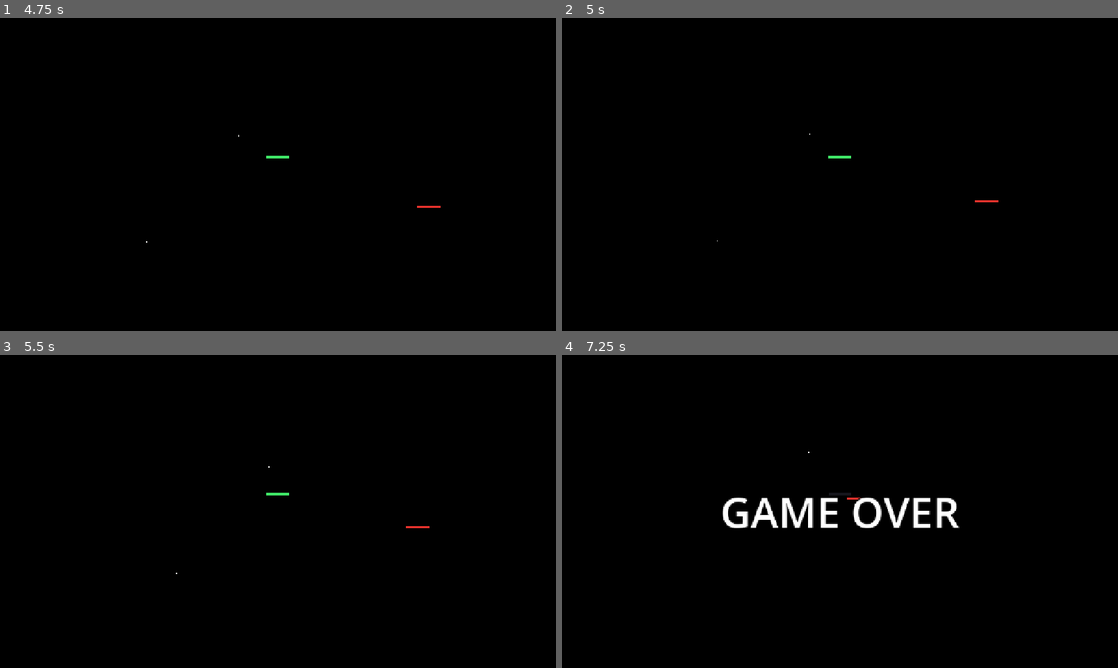
Above: before the commit, frames 1-4 (two rows, left to right).
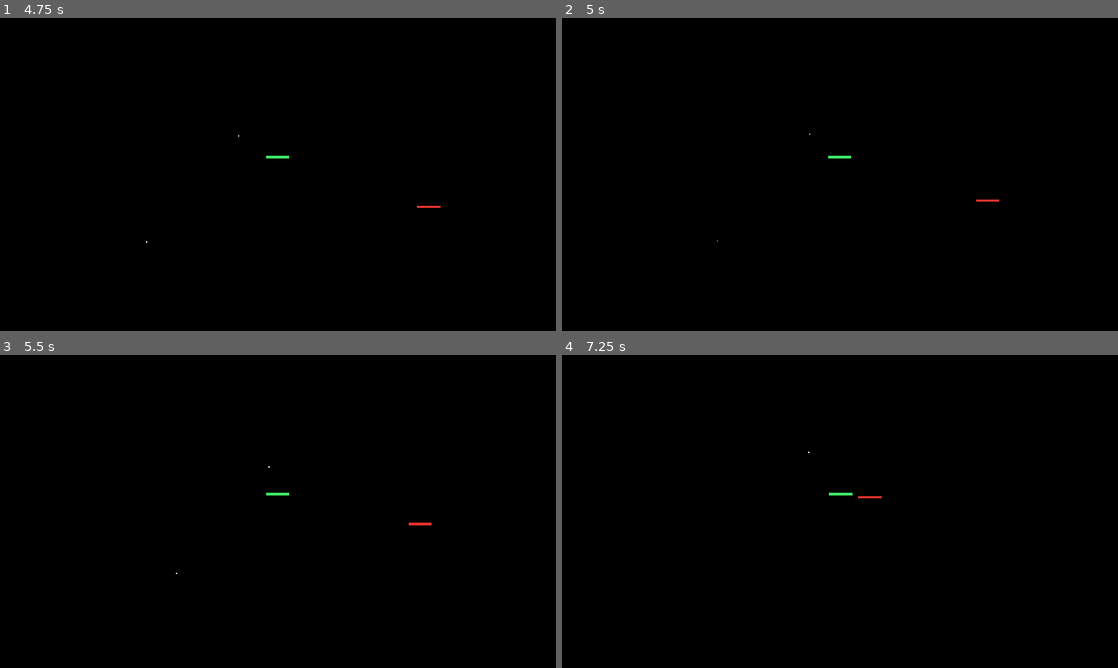
Above: after the commit, the same moments.

Repository: nhudson99/nuclear-winter
Game: Godot game, scene res://scenes/TitleScreen.tscn
The game is run twice, just before and just after one commit, with the same random seed, the same clock (stepped at 60 frames per second) and the same inputs.
Inputs (mouse positions are in pixels of both pictures, inside the frame that each line leads up to):
- Up to frame 1 (4.75 s): tap Enter at 0.5 s; hold D (move_right) 0.53-1.28 s; hold Right mouse button (flashlight) 0.53-1.28 s; click (278, 174) at 0.67 s; hold S (move_down) 1.28-2 s; tap E (interact) at 1.35, 4.35 s; click (278, 174) at 1.42 s; click "LEVEL 1" at 2 s; move the mouse to (333, 105) at 2.77 s; hold D (move_right) 2.78-3.53 s; hold Shift (sprint) 2.78-3.53 s; tap Space at 3.5 s; move the mouse to (250, 237) at 3.52 s; hold W (move_up) 3.53-4.28 s; right-click (250, 237) at 3.6 s; click (250, 237) at 3.67 s; move the mouse to (444, 221) at 4.27 s; hold A (move_left) from 4.28 s (still down)
- Up to frame 2 (5 s): keep holding A (move_left)
- Up to frame 3 (5.5 s): keep holding A (move_left); tap Enter at 5 s; move the mouse to (111, 464) at 5.02 s; tap Shift (sprint) at 5.1 s
- Up to frame 4 (7.25 s): move the mouse to (867, 511) at 5.77 s; release A (move_left) at 5.78 s; hold S (move_down) 5.78-6.53 s; hold Right mouse button (flashlight) 5.78-6.53 s; click (867, 511) at 5.92 s; move the mouse to (756, 433) at 6.52 s; hold D (move_right) from 6.53 s (still down); tap E (interact) at 6.6 s

Frame 1 is identical in both runs. In frame 2, less than 0.1% of the frame differs, in the area x 74-79%, y 58-59%; in frame 3, less than 0.1%; in frame 4, 2.0%, in the area x 28-72%, y 44-56%.

Commit message:
Add a doorway monster track and route AI along it
Level generation now builds a graph through every room centre and
interior doorway centre. The monster patrols that track, rolling a
0-99 turn at intersections, chases the player along it when detected,
and returns to the track 5 seconds after losing sight so it no longer
walks into walls and furniture.

Co-authored-by: nhudson99 <nhudson99@users.noreply.github.com>

Diff:
--- a/godot/scripts/Main.gd
+++ b/godot/scripts/Main.gd
@@ -108,7 +108,11 @@
 	if exit_zone:
 		exit_zone.global_position = layout.get("exit", Vector3.ZERO)
 
-	monster.configure_level(layout.get("rooms", []), layout.get("bounds", AABB()))
+	monster.configure_level(
+		layout.get("rooms", []),
+		layout.get("bounds", AABB()),
+		layout.get("monster_track", {})
+	)
 	_snap_camera()
 
 func _apply_preview_overrides() -> void:
--- a/godot/scripts/MapGenerator.gd
+++ b/godot/scripts/MapGenerator.gd
@@ -8,6 +8,10 @@
 ## deleting the `Plug_<side>` block the Blender modules ship with. Cells facing
 ## the outside keep their plug, so the map edge stays sealed without needing
 ## separate wall variants per room.
+##
+## Generation also lays a monster track: a graph whose nodes sit on every room
+## centre and every interior doorway centre, so the monster can patrol and chase
+## without walking into walls or furniture.
 ##
 ## Generation is a coroutine: it yields a frame per room and reports `progress`
 ## so the loading screen keeps animating while the map is assembled.
@@ -54,9 +58,81 @@
 
 const OPPOSITE_SIDE := {"N": "S", "S": "N", "E": "W", "W": "E"}
 
-
-func cell_to_world(cell: Vector2i) -> Vector3:
+## Cardinal names used by the monster track and intersection rolls.
+## Up is north (-Z), down is south (+Z), matching SIDE_STEPS.
+const TRACK_LEFT := "left"
+const TRACK_RIGHT := "right"
+const TRACK_UP := "up"
+const TRACK_DOWN := "down"
+const TRACK_DIRS: Array[String] = ["left", "right", "up", "down"]
+const TRACK_Y := 0.05
+## Only east/south sides are stored so each interior doorway is one node.
+const TRACK_CANONICAL_SIDES: Array[String] = ["E", "S"]
+
+
+static func cell_to_world(cell: Vector2i) -> Vector3:
 	return Vector3(float(cell.x) * TILE, 0.0, float(cell.y) * TILE)
+
+
+static func room_track_id(cell: Vector2i) -> String:
+	return "room:%d:%d" % [cell.x, cell.y]
+
+
+static func door_track_id(cell: Vector2i, side: String) -> String:
+	return "door:%d:%d:%s" % [cell.x, cell.y, side]
+
+
+static func door_track_position(cell: Vector2i, side: String) -> Vector3:
+	var step: Vector2i = SIDE_STEPS[side]
+	return (
+		cell_to_world(cell)
+		+ Vector3(float(step.x), 0.0, float(step.y)) * (TILE * 0.5)
+		+ Vector3(0.0, TRACK_Y, 0.0)
+	)
+
+
+static func cardinal_from_delta(delta: Vector3) -> String:
+	if absf(delta.x) >= absf(delta.z):
+		return TRACK_RIGHT if delta.x >= 0.0 else TRACK_LEFT
+	return TRACK_DOWN if delta.z >= 0.0 else TRACK_UP
+
+
+## Shortest planar distance from `pos` to any track node or doorway edge.
+static func closest_distance_to_track(pos: Vector3, track: Dictionary) -> float:
+	var nodes: Dictionary = track.get("nodes", {})
+	if nodes.is_empty():
+		return INF
+	var best := INF
+	for id in nodes:
+		var node: Dictionary = nodes[id]
+		var origin: Vector3 = node["position"]
+		best = minf(best, _planar_distance(pos, origin))
+		var exits: Dictionary = node.get("exits", {})
+		for dir in exits:
+			var other_id: String = str(exits[dir])
+			if other_id < str(id):
+				continue
+			if not nodes.has(other_id):
+				continue
+			var dest: Vector3 = nodes[other_id]["position"]
+			best = minf(best, _distance_to_segment(pos, origin, dest))
+	return best
+
+
+static func _planar_distance(a: Vector3, b: Vector3) -> float:
+	return Vector2(a.x - b.x, a.z - b.z).length()
+
+
+static func _distance_to_segment(point: Vector3, a: Vector3, b: Vector3) -> float:
+	var px := Vector2(point.x, point.z)
+	var pa := Vector2(a.x, a.z)
+	var pb := Vector2(b.x, b.z)
+	var ab := pb - pa
+	var length_sq := ab.length_squared()
+	if length_sq <= 0.0001:
+		return px.distance_to(pa)
+	var t := clampf((px - pa).dot(ab) / length_sq, 0.0, 1.0)
+	return px.distance_to(pa + ab * t)
 
 
 ## Assembles the level under `container` and returns the layout description
@@ -101,6 +177,7 @@
 	progress.emit(0.96, "РАССТАНОВКА / PLACING ASSETS")
 	var layout := _describe_layout(rooms, cells, start_cell, exit_info, level_seed)
 	_add_ground(container, layout["bounds"])
+	_add_monster_track(container, layout["monster_track"])
 	progress.emit(1.0, "ГОТОВО / READY")
 	return layout
 
@@ -340,6 +417,74 @@
 
 
 # --------------------------------------------------------------------------- #
+# Monster track
+# --------------------------------------------------------------------------- #
+
+
+## Graph of room centres linked through the centre of every interior doorway.
+## Each node stores cardinal exits (`left` / `right` / `up` / `down`) so the
+## monster can roll a turn at intersections.
+func build_monster_track(rooms: Array, occupied: Dictionary) -> Dictionary:
+	var nodes := {}
+	for room in rooms:
+		var cell: Vector2i = room["cell"]
+		var id := room_track_id(cell)
+		nodes[id] = {
+			"id": id,
+			"kind": "room",
+			"cell": cell,
+			"position": cell_to_world(cell) + Vector3(0.0, TRACK_Y, 0.0),
+			"exits": {},
+		}
+
+	for room in rooms:
+		var cell: Vector2i = room["cell"]
+		for side in TRACK_CANONICAL_SIDES:
+			var neighbor: Vector2i = cell + SIDE_STEPS[side]
+			if not occupied.has(neighbor):
+				continue
+			var door_id := door_track_id(cell, side)
+			nodes[door_id] = {
+				"id": door_id,
+				"kind": "door",
+				"cell": cell,
+				"side": side,
+				"position": door_track_position(cell, side),
+				"exits": {},
+			}
+			_link_track_nodes(nodes, room_track_id(cell), door_id)
+			_link_track_nodes(nodes, door_id, room_track_id(neighbor))
+
+	return {"nodes": nodes}
+
+
+func _link_track_nodes(nodes: Dictionary, a_id: String, b_id: String) -> void:
+	if not nodes.has(a_id) or not nodes.has(b_id):
+		return
+	var from_pos: Vector3 = nodes[a_id]["position"]
+	var to_pos: Vector3 = nodes[b_id]["position"]
+	var ab := cardinal_from_delta(to_pos - from_pos)
+	var ba := cardinal_from_delta(from_pos - to_pos)
+	(nodes[a_id]["exits"] as Dictionary)[ab] = b_id
+	(nodes[b_id]["exits"] as Dictionary)[ba] = a_id
+
+
+func _add_monster_track(container: Node3D, track: Dictionary) -> void:
+	var root := Node3D.new()
+	root.name = "MonsterTrack"
+	container.add_child(root)
+	var nodes: Dictionary = track.get("nodes", {})
+	for id in nodes:
+		var info: Dictionary = nodes[id]
+		var marker := Marker3D.new()
+		marker.name = str(id).replace(":", "_")
+		marker.position = info["position"]
+		marker.set_meta("track_id", id)
+		marker.set_meta("kind", String(info.get("kind", "")))
+		root.add_child(marker)
+
+
+# --------------------------------------------------------------------------- #
 # Spawn points
 # --------------------------------------------------------------------------- #
 
@@ -445,6 +590,10 @@
 			"center": room["center"],
 		})
 
+	var occupied := {}
+	for cell in cells:
+		occupied[cell] = true
+
 	return {
 		"seed": level_seed,
 		"rooms": room_summaries,
@@ -457,6 +606,7 @@
 		"objective_cell": objective_cell,
 		"monster": cell_to_world(monster_cell) + Vector3(0.0, 0.05, 0.0),
 		"monster_cell": monster_cell,
+		"monster_track": build_monster_track(rooms, occupied),
 		"bounds": AABB(
 			Vector3(float(min_cell.x) * TILE - TILE * 0.5, 0.0, float(min_cell.y) * TILE - TILE * 0.5),
 			Vector3(
--- a/godot/scripts/Monster.gd
+++ b/godot/scripts/Monster.gd
@@ -1,9 +1,12 @@
 extends CharacterBody3D
 
-## Patrols the level section-by-section and room-by-room, detects nearby players
-## in a radius, and also chases on FOV + line of sight. Touching the player deals
-## lethal damage. The room list and level depth come from MapGenerator via
-## `configure_level`, so the patrol adapts to whatever floorplan a run rolled.
+## Patrols a generated monster track (room centres linked through doorway
+## centres), detects nearby players in a radius, and chases on FOV + line of
+## sight by pathing along that track so walls and furniture do not trap it.
+## After losing detection for `lose_sight_grace` seconds it returns to the
+## track. Touching the player deals lethal damage.
+
+enum AiMode { PATROL, CHASE, RETURN }
 
 @export var move_speed: float = 3.8
 @export var gravity: float = 20.0
@@ -12,13 +15,14 @@
 @export var proximity_radius: float = 3.0
 @export var field_of_view_deg: float = 75.0
 @export var eye_height: float = 1.7
-@export var lose_sight_grace: float = 1.25
+## Seconds after losing the player before the monster gives up and returns to
+## the main track.
+@export var lose_sight_grace: float = 5.0
 @export var walk_anim_speed: float = 9.0
 @export var stride_angle_deg: float = 34.0
 @export var max_health: float = 100.0
 @export var touch_damage: float = 100.0
 @export var health_bar_height: float = 2.35
-@export var section_count: int = 3
 @export var section_dwell_time: float = 30.0
 @export var room_arrive_distance: float = 0.7
 @export var touch_radius: float = 0.95
@@ -39,22 +43,23 @@
 var _health_bar: HealthBar3D
 var _alive: bool = true
 
-# Level depth along Z, replaced by configure_level once the map is generated.
-# Defaults cover a single room tile centred on the origin.
-var _level_min_z: float = -MapGenerator.TILE * 0.5
-var _level_max_z: float = MapGenerator.TILE * 0.5
-
-var _level_rooms: Array = [] # Room dicts {name, center} from the generated layout
-var _sections: Array = [] # Array of Arrays of room dicts {name, center}
-var _section_index: int = 0
-var _room_index: int = 0
-var _section_timer: float = 0.0
+var _item_alerted: bool = false
+var _ai_mode: AiMode = AiMode.PATROL
+var _force_detect: bool = false
+var _stuck_time: float = 0.0
+
+var _track_nodes: Dictionary = {}
+var _current_node_id: String = ""
+var _came_from_id: String = ""
+var _target_node_id: String = ""
 var _patrol_target: Vector3 = Vector3.ZERO
-var _item_alerted: bool = false
+var _return_node_id: String = ""
+var _rng := RandomNumberGenerator.new()
 
 func _ready() -> void:
 	add_to_group("monster")
 	health = max_health
+	_rng.randomize()
 	player = get_tree().get_first_node_in_group("player") as CharacterBody3D
 	if player == null:
 		player = get_parent().get_node_or_null("Player") as CharacterBody3D
@@ -62,11 +67,6 @@
 	pivot_arm_r = _find_node_by_name(visual, "Pivot_Arm_R") as Node3D
 	pivot_leg_l = _find_node_by_name(visual, "Pivot_Leg_L") as Node3D
 	pivot_leg_r = _find_node_by_name(visual, "Pivot_Leg_R") as Node3D
-	_build_sections()
-	_section_index = _section_for_position(global_position)
-	_room_index = 0
-	_section_timer = 0.0
-	_refresh_patrol_target()
 	_setup_health_bar()
 	_setup_touch_area()
 
@@ -87,22 +87,30 @@
 		return
 
 	_near_player = _is_player_in_proximity()
-	_seeing_player = _near_player or _can_see_player()
+	_seeing_player = _force_detect or _near_player or _can_see_player()
 	if _seeing_player:
 		_time_since_seen = 0.0
 		_last_seen_pos = player.global_position
+		_ai_mode = AiMode.CHASE
 	else:
 		_time_since_seen += delta
-
-	var chase := _seeing_player or _time_since_seen <= lose_sight_grace
-	if chase:
-		var target := player.global_position if _seeing_player else _last_seen_pos
-		_move_toward(target, delta)
-	else:
-		_patrol(delta)
+		if _ai_mode == AiMode.CHASE and _time_since_seen > lose_sight_grace:
+			_begin_return_to_track()
+
+	match _ai_mode:
+		AiMode.CHASE:
+			var target := player.global_position if _seeing_player else _last_seen_pos
+			_chase_along_track(target, delta)
+		AiMode.RETURN:
+			_return_to_track(delta)
+		AiMode.PATROL:
+			_patrol(delta)
+		_:
+			_patrol(delta)
 
 	_apply_gravity(delta)
 	move_and_slide()
+	_update_stuck_recovery(delta)
 
 func take_damage(amount: float) -> void:
 	if not _alive or amount <= 0.0:
@@ -117,23 +125,36 @@
 func is_alive() -> bool:
 	return _alive
 
-func get_current_section() -> int:
-	return _section_index
-
-func get_section_rooms(section_idx: int) -> Array:
-	if section_idx < 0 or section_idx >= _sections.size():
-		return []
-	return _sections[section_idx]
-
-func configure_patrol_for_test(dwell_time: float, section_idx: int = 0) -> void:
+func get_ai_mode_name() -> String:
+	match _ai_mode:
+		AiMode.CHASE:
+			return "chase"
+		AiMode.RETURN:
+			return "return"
+		AiMode.PATROL:
+			return "patrol"
+		_:
+			return "patrol"
+
+func get_current_node_id() -> String:
+	return _current_node_id
+
+func get_target_node_id() -> String:
+	return _target_node_id
+
+func set_force_detect(enabled: bool) -> void:
+	_force_detect = enabled
+
+func set_track_rng_seed(seed_value: int) -> void:
+	_rng.seed = seed_value
+
+func configure_patrol_for_test(dwell_time: float, _section_idx: int = 0) -> void:
 	section_dwell_time = dwell_time
-	_section_timer = 0.0
-	_section_index = clampi(section_idx, 0, maxi(_sections.size() - 1, 0))
-	_room_index = 0
-	_time_since_seen = 999.0
-	_seeing_player = false
-	_near_player = false
-	_refresh_patrol_target()
+	_ai_mode = AiMode.PATROL
+	_reset_detection()
+	_came_from_id = ""
+	_current_node_id = _nearest_node_id(global_position)
+	_choose_patrol_target()
 
 ## Called when the player steals the objective: patrols twice as often, detects twice as far.
 func alert_item_stolen() -> void:
@@ -145,6 +166,48 @@
 
 func is_item_alerted() -> bool:
 	return _item_alerted
+
+## Maps a 0-99 roll onto a cardinal turn. 0-24 left, 25-49 right, 50-74 up, 75-99 down.
+static func direction_from_roll(roll: int) -> String:
+	var bucket := roll
+	if bucket < 0:
+		bucket = 0
+	if bucket > 99:
+		bucket = 99
+	if bucket <= 24:
+		return MapGenerator.TRACK_LEFT
+	if bucket <= 49:
+		return MapGenerator.TRACK_RIGHT
+	if bucket <= 74:
+		return MapGenerator.TRACK_UP
+	return MapGenerator.TRACK_DOWN
+
+## Picks the next track node from `current_id`. Corridors keep going; intersections
+## honour `roll` when that cardinal exit exists.
+func pick_next_node_with_roll(current_id: String, came_from_id: String, roll: int) -> String:
+	if not _track_nodes.has(current_id):
+		return ""
+	var exits: Dictionary = _track_nodes[current_id].get("exits", {})
+	var neighbor_ids: Array[String] = []
+	for dir in MapGenerator.TRACK_DIRS:
+		if exits.has(dir):
+			neighbor_ids.append(String(exits[dir]))
+	if neighbor_ids.is_empty():
+		return current_id
+	if neighbor_ids.size() == 1:
+		return neighbor_ids[0]
+	if neighbor_ids.size() == 2 and not came_from_id.is_empty() and neighbor_ids.has(came_from_id):
+		for dir in MapGenerator.TRACK_DIRS:
+			if exits.has(dir) and String(exits[dir]) != came_from_id:
+				return String(exits[dir])
+		return came_from_id
+	var preferred := direction_from_roll(roll)
+	if exits.has(preferred):
+		return String(exits[preferred])
+	for dir in MapGenerator.TRACK_DIRS:
+		if exits.has(dir):
+			return String(exits[dir])
+	return neighbor_ids[0]
 
 func _setup_health_bar() -> void:
 	_health_bar = HealthBar3D.new()
@@ -179,46 +242,134 @@
 	if body.has_method("take_damage"):
 		body.take_damage(touch_damage)
 
+func _reset_detection() -> void:
+	_time_since_seen = 999.0
+	_seeing_player = false
+	_near_player = false
+	_force_detect = false
+
 func _patrol(delta: float) -> void:
-	if _sections.is_empty():
+	if _track_nodes.is_empty():
 		velocity.x = 0.0
 		velocity.z = 0.0
 		_animate_walk(_walk_phase, 0.0)
 		return
 
-	_section_timer += delta
-	if _section_timer >= section_dwell_time:
-		_section_timer = 0.0
-		_section_index = (_section_index + 1) % _sections.size()
-		_room_index = 0
-		_refresh_patrol_target()
-
-	var rooms: Array = _sections[_section_index]
-	if rooms.is_empty():
-		velocity.x = 0.0
-		velocity.z = 0.0
-		_animate_walk(_walk_phase, 0.0)
-		return
+	if _target_node_id.is_empty() or not _track_nodes.has(_target_node_id):
+		_choose_patrol_target()
 
 	var to_target := _patrol_target - global_position
 	to_target.y = 0.0
 	if to_target.length() <= room_arrive_distance:
-		_room_index = (_room_index + 1) % rooms.size()
-		_refresh_patrol_target()
+		_came_from_id = _current_node_id
+		_current_node_id = _target_node_id
+		_choose_patrol_target()
+		if _target_node_id == _current_node_id:
+			velocity.x = 0.0
+			velocity.z = 0.0
+			_animate_walk(_walk_phase, 0.0)
+			return
 
 	_move_toward(_patrol_target, delta)
 
-func _refresh_patrol_target() -> void:
-	if _sections.is_empty():
+func _choose_patrol_target() -> void:
+	if _track_nodes.is_empty():
+		_target_node_id = ""
 		_patrol_target = global_position
 		return
-	var rooms: Array = _sections[_section_index]
-	if rooms.is_empty():
+	if _current_node_id.is_empty() or not _track_nodes.has(_current_node_id):
+		_current_node_id = _nearest_node_id(global_position)
+	if _current_node_id.is_empty():
+		_target_node_id = ""
 		_patrol_target = global_position
 		return
-	_room_index = clampi(_room_index, 0, rooms.size() - 1)
-	var room: Dictionary = rooms[_room_index]
-	_patrol_target = room["center"]
+
+	var exits: Dictionary = _track_nodes[_current_node_id].get("exits", {})
+	var next_id := ""
+	if _is_intersection(_current_node_id, _came_from_id):
+		for _i in 32:
+			var roll := _rng.randi_range(0, 99)
+			var preferred := direction_from_roll(roll)
+			if exits.has(preferred):
+				next_id = String(exits[preferred])
+				break
+		if next_id.is_empty():
+			next_id = pick_next_node_with_roll(_current_node_id, _came_from_id, _rng.randi_range(0, 99))
+	else:
+		next_id = pick_next_node_with_roll(_current_node_id, _came_from_id, 0)
+
+	if next_id.is_empty() or not _track_nodes.has(next_id):
+		_target_node_id = _current_node_id
+		_patrol_target = global_position
+		return
+	_target_node_id = next_id
+	_patrol_target = _track_nodes[next_id]["position"]
+
+func _is_intersection(node_id: String, came_from_id: String) -> bool:
+	if not _track_nodes.has(node_id):
+		return false
+	var exits: Dictionary = _track_nodes[node_id].get("exits", {})
+	var count := 0
+	for dir in MapGenerator.TRACK_DIRS:
+		if exits.has(dir):
+			count += 1
+	if count >= 3:
+		return true
+	return count >= 2 and came_from_id.is_empty()
+
+func _begin_return_to_track() -> void:
+	_ai_mode = AiMode.RETURN
+	_return_node_id = _nearest_node_id(global_position)
+
+func _return_to_track(delta: float) -> void:
+	if _return_node_id.is_empty() or not _track_nodes.has(_return_node_id):
+		_return_node_id = _nearest_node_id(global_position)
+	if _return_node_id.is_empty():
+		_ai_mode = AiMode.PATROL
+		_choose_patrol_target()
+		return
+	var dest: Vector3 = _track_nodes[_return_node_id]["position"]
+	var to_dest := dest - global_position
+	to_dest.y = 0.0
+	if to_dest.length() <= room_arrive_distance:
+		_current_node_id = _return_node_id
+		_came_from_id = ""
+		_ai_mode = AiMode.PATROL
+		_choose_patrol_target()
+		return
+	_move_toward_rejoin(dest, delta)
+
+func _chase_along_track(dest: Vector3, delta: float) -> void:
+	if _track_nodes.is_empty():
+		_move_toward(dest, delta)
+		return
+	var goal_id := _nearest_node_id(dest)
+	var start_id := _nearest_node_id(global_position)
+	if goal_id.is_empty() or start_id.is_empty() or start_id == goal_id:
+		_move_toward(dest, delta)
+		return
+	var path := _bfs_path(start_id, goal_id)
+	var next_id := goal_id
+	if path.size() >= 2:
+		next_id = path[1]
+	if not _track_nodes.has(next_id):
+		_move_toward(dest, delta)
+		return
+	_current_node_id = start_id
+	_target_node_id = next_id
+	_move_toward(_track_nodes[next_id]["position"], delta)
+
+func _move_toward_rejoin(target: Vector3, delta: float) -> void:
+	var dx := target.x - global_position.x
+	var dz := target.z - global_position.z
+	if absf(dx) > room_arrive_distance and absf(dz) > room_arrive_distance:
+		if absf(dx) >= absf(dz):
+			_move_toward(Vector3(global_position.x, global_position.y, target.z), delta)
+		else:
+			_move_toward(Vector3(target.x, global_position.y, global_position.z), delta)
+		return
+	_move_toward(target, delta)
+
 
 func _move_toward(target: Vector3, delta: float) -> void:
 	var to_target := target - global_position
@@ -244,6 +395,21 @@
 	else:
 		velocity.y = 0.0
 
+func debug_enter_chase() -> void:
+	_ai_mode = AiMode.CHASE
+	_time_since_seen = 0.0
+	_last_seen_pos = global_position
+
+
+func _update_stuck_recovery(delta: float) -> void:
+	if _ai_mode == AiMode.CHASE and is_on_wall():
+		_stuck_time += delta
+		if _stuck_time >= 0.45:
+			_current_node_id = _nearest_node_id(global_position)
+			_stuck_time = 0.0
+	else:
+		_stuck_time = 0.0
+
 func _is_player_in_proximity() -> bool:
 	if player == null:
 		return false
@@ -281,64 +447,80 @@
 	var hit := space.intersect_ray(query)
 	return hit.is_empty()
 
-## Adopts a generated floorplan: rooms become patrol waypoints and the level's
-## Z extent is re-divided into equal patrol sections.
-func configure_level(rooms: Array, bounds: AABB) -> void:
-	_level_rooms.clear()
+## Adopts a generated floorplan: rooms and the monster track from MapGenerator.
+func configure_level(rooms: Array, _bounds: AABB, track: Dictionary = {}) -> void:
+	_track_nodes = track.get("nodes", {}).duplicate(true)
+	if _track_nodes.is_empty():
+		_track_nodes = _track_from_rooms(rooms)
+	_ai_mode = AiMode.PATROL
+	_reset_detection()
+	_came_from_id = ""
+	_current_node_id = _nearest_node_id(global_position)
+	_choose_patrol_target()
+
+func _track_from_rooms(rooms: Array) -> Dictionary:
+	var nodes := {}
 	for room in rooms:
 		var center: Vector3 = room.get("center", Vector3.ZERO)
-		_level_rooms.append({
-			"name": String(room.get("type", "room")),
-			"center": Vector3(center.x, 0.05, center.z),
-		})
-	if bounds.size.z > 0.0:
-		_level_min_z = bounds.position.z
-		_level_max_z = bounds.position.z + bounds.size.z
-
-	_build_sections()
-	_section_index = _section_for_position(global_position)
-	_room_index = 0
-	_section_timer = 0.0
-	_time_since_seen = 999.0
-	_refresh_patrol_target()
-
-func _build_sections() -> void:
-	_sections.clear()
-	var count := maxi(section_count, 1)
-	for _i in count:
-		_sections.append([])
-
-	var depth := (_level_max_z - _level_min_z) / float(count)
-	for room in _level_rooms:
-		var center: Vector3 = room["center"]
-		var idx := int(floor((center.z - _level_min_z) / depth))
-		idx = clampi(idx, 0, count - 1)
-		_sections[idx].append(room)
-
-	# Guarantee every section has at least one waypoint derived from equal grid cells.
-	for i in count:
-		if not (_sections[i] as Array).is_empty():
-			continue
-		var z0 := _level_min_z + depth * float(i)
-		var z1 := z0 + depth
-		_sections[i].append({
-			"name": "section_%d_center" % i,
-			"center": Vector3(_level_center_x(), 0.05, (z0 + z1) * 0.5),
-		})
-
-func _level_center_x() -> float:
-	if _level_rooms.is_empty():
-		return 0.0
-	var total := 0.0
-	for room in _level_rooms:
-		total += (room["center"] as Vector3).x
-	return total / float(_level_rooms.size())
-
-func _section_for_position(pos: Vector3) -> int:
-	var count := maxi(section_count, 1)
-	var depth := (_level_max_z - _level_min_z) / float(count)
-	var idx := int(floor((pos.z - _level_min_z) / depth))
-	return clampi(idx, 0, count - 1)
+		var cell: Vector2i = room.get("cell", Vector2i.ZERO)
+		var id := MapGenerator.room_track_id(cell)
+		nodes[id] = {
+			"id": id,
+			"kind": "room",
+			"cell": cell,
+			"position": Vector3(center.x, MapGenerator.TRACK_Y, center.z),
+			"exits": {},
+		}
+	return nodes
+
+func _nearest_node_id(pos: Vector3) -> String:
+	var best_id := ""
+	var best := INF
+	for id in _track_nodes:
+		var node_pos: Vector3 = _track_nodes[id]["position"]
+		var d := Vector2(pos.x - node_pos.x, pos.z - node_pos.z).length()
+		if d < best:
+			best = d
+			best_id = String(id)
+	return best_id
+
+func _bfs_path(start_id: String, goal_id: String) -> Array[String]:
+	var result: Array[String] = []
+	if start_id == goal_id:
+		result.append(start_id)
+		return result
+	if not _track_nodes.has(start_id) or not _track_nodes.has(goal_id):
+		return result
+	var q: Array[String] = [start_id]
+	var prev := {start_id: ""}
+	var head := 0
+	while head < q.size():
+		var cur := q[head]
+		head += 1
+		var exits: Dictionary = _track_nodes[cur].get("exits", {})
+		for dir in MapGenerator.TRACK_DIRS:
+			if not exits.has(dir):
+				continue
+			var nxt := String(exits[dir])
+			if prev.has(nxt):
+				continue
+			prev[nxt] = cur
+			if nxt == goal_id:
+				return _reconstruct_path(prev, start_id, goal_id)
+			q.append(nxt)
+	result.append(start_id)
+	return result
+
+func _reconstruct_path(prev: Dictionary, start_id: String, goal_id: String) -> Array[String]:
+	var rev: Array[String] = []
+	var walker := goal_id
+	while walker != "":
+		rev.append(walker)
+		if walker == start_id:
+			break
+		walker = str(prev.get(walker, ""))
+	rev.reverse()
+	return rev
 
 func _animate_walk(phase: float, amount: float) -> void:
 	var swing := deg_to_rad(stride_angle_deg) * amount * sin(phase)
